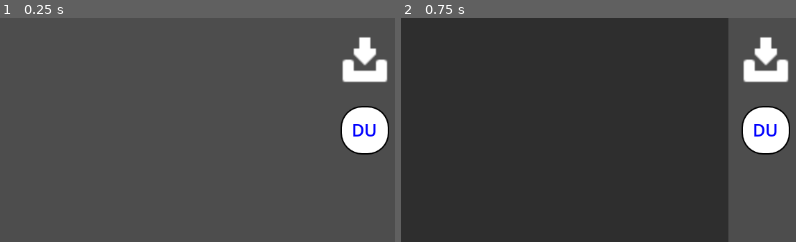
Above: before the commit, frames 1-2 (left to right).
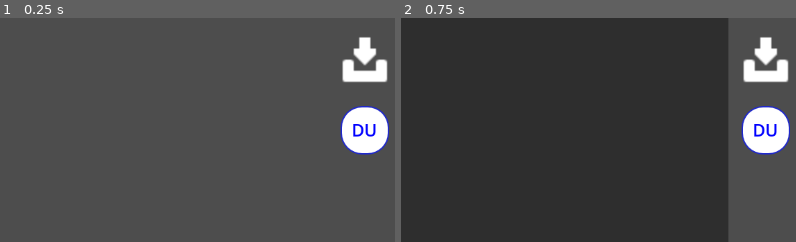
Above: after the commit, the same moments.

Repository: Medex81/100mina
Game: Godot game, scene res://app/scenes/lessons.tscn
Two runs of this game, one before a commit and one after it. Both use one fixed random seed, a clock stepped at 60 frames per second and the inputs below.
Inputs (mouse positions are % of the whole screen's width and height, from its top left):
- Up to frame 1 (0.25 s): no input
- Up to frame 2 (0.75 s): click (11, 7) at 0.52 s; type "Alex" at 0.6 s
The pictures show only the part of the screen within x 50-100%, y 31-81%; the shares and areas given below are measured in that part.

The runs differ from the first frame. In frame 1, 0.4% of the frame differs, in the area x 86-99%, y 39-62%; in frame 2, 0.4%.

Commit message:
Add circle shader for a user icon.

Diff:
--- a/app/scenes/user_icon.gd
+++ b/app/scenes/user_icon.gd
@@ -20,13 +20,12 @@
 	$user_image_dlg.show()
 
 func _on_cancel_pressed():
-	TypeEngine.set_user_icon(TypeEngine.get_current_user(), "")
+	TypeEngine.set_user_icon(TypeEngine.get_current_user())
 	$icon.texture = null
 	emit_signal("send_change_icon")
 
-func _on_user_image_dlg_file_selected(path:String):
-	var icon_path = TypeEngine.save_to_user_dir(path, TypeEngine.icons_path, TypeEngine.get_current_user())
-	if not icon_path.is_empty():
-		TypeEngine.set_user_icon(TypeEngine.get_current_user() ,icon_path.get_file())
-		$icon.texture = TypeEngine.get_user_icon(TypeEngine.get_current_user())
-		emit_signal("send_change_icon")
+func _on_user_image_dlg_file_selected(path:String)->bool:
+	TypeEngine.set_current_user_icon(path)
+	$icon.texture = TypeEngine.get_current_user_icon()
+	emit_signal("send_change_icon")
+	return true if $icon.texture else false
--- /dev/null
+++ b/app/scenes/user_icon.gdshader
@@ -0,0 +1,22 @@
+shader_type canvas_item;
+uniform float amt:hint_range(0.0, 1.0);
+
+void vertex() {
+	// Called for every vertex the material is visible on.
+}
+
+void fragment() {
+	if (distance(UV, vec2(0.5,0.5)) > amt/2.0)
+	{
+		COLOR = vec4(0.0);
+	}
+	else
+	{
+		COLOR = texture(TEXTURE,UV);
+	}
+}
+
+//void light() {
+	// Called for every pixel for every light affecting the CanvasItem.
+	// Uncomment to replace the default light processing function with this one.
+//}
--- a/app/scenes/user_icon.tscn
+++ b/app/scenes/user_icon.tscn
@@ -1,7 +1,8 @@
-[gd_scene load_steps=4 format=3 uid="uid://8gfdgse005io"]
+[gd_scene load_steps=6 format=3 uid="uid://8gfdgse005io"]
 
 [ext_resource type="Script" path="res://app/scenes/user_icon.gd" id="1_yw8sl"]
-[ext_resource type="Texture2D" uid="uid://bsg1xbcdmu5oh" path="res://assets/textures/gear.png" id="2_74tam"]
+[ext_resource type="Texture2D" uid="uid://du8g7wx0hc5xw" path="res://assets/textures/gear.png" id="2_74tam"]
+[ext_resource type="Shader" path="res://app/scenes/user_icon.gdshader" id="2_cklku"]
 
 [sub_resource type="StyleBoxFlat" id="StyleBoxFlat_t322s"]
 bg_color = Color(1, 1, 1, 1)
@@ -9,17 +10,21 @@
 border_width_top = 2
 border_width_right = 2
 border_width_bottom = 2
-border_color = Color(0, 0, 0, 1)
+border_color = Color(0.121569, 0.156863, 0.8, 1)
 corner_radius_top_left = 30
 corner_radius_top_right = 30
 corner_radius_bottom_right = 30
 corner_radius_bottom_left = 30
 
+[sub_resource type="ShaderMaterial" id="ShaderMaterial_tsn0e"]
+shader = ExtResource("2_cklku")
+shader_parameter/amt = 1.0
+
 [node name="user_icon" type="Panel"]
 clip_contents = true
 custom_minimum_size = Vector2(40, 40)
-offset_right = 57.0
-offset_bottom = 58.0
+offset_right = 50.0
+offset_bottom = 50.0
 grow_horizontal = 2
 grow_vertical = 2
 size_flags_horizontal = 0
@@ -42,20 +47,14 @@
 metadata/_edit_use_anchors_ = true
 
 [node name="icon" type="TextureRect" parent="."]
+material = SubResource("ShaderMaterial_tsn0e")
 layout_mode = 1
-anchors_preset = -1
-anchor_left = 0.0701754
-anchor_top = 0.103448
-anchor_right = 0.912281
-anchor_bottom = 0.931035
-offset_top = -2.0
-offset_right = 2.0
-offset_bottom = 1.0
+anchors_preset = 15
+anchor_right = 1.0
+anchor_bottom = 1.0
 grow_horizontal = 2
 grow_vertical = 2
 expand_mode = 1
-stretch_mode = 5
-metadata/_edit_use_anchors_ = true
 
 [node name="edit_icon" type="TextureButton" parent="."]
 layout_mode = 1
